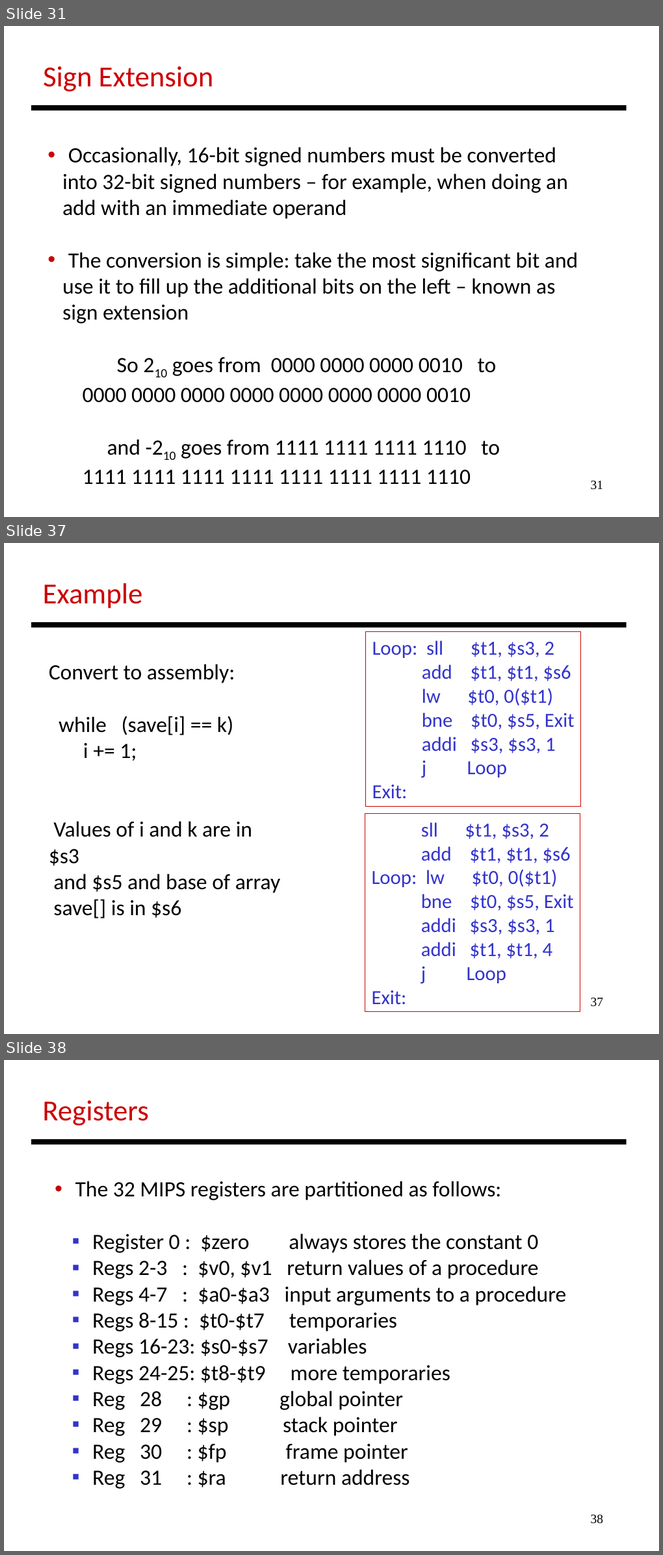
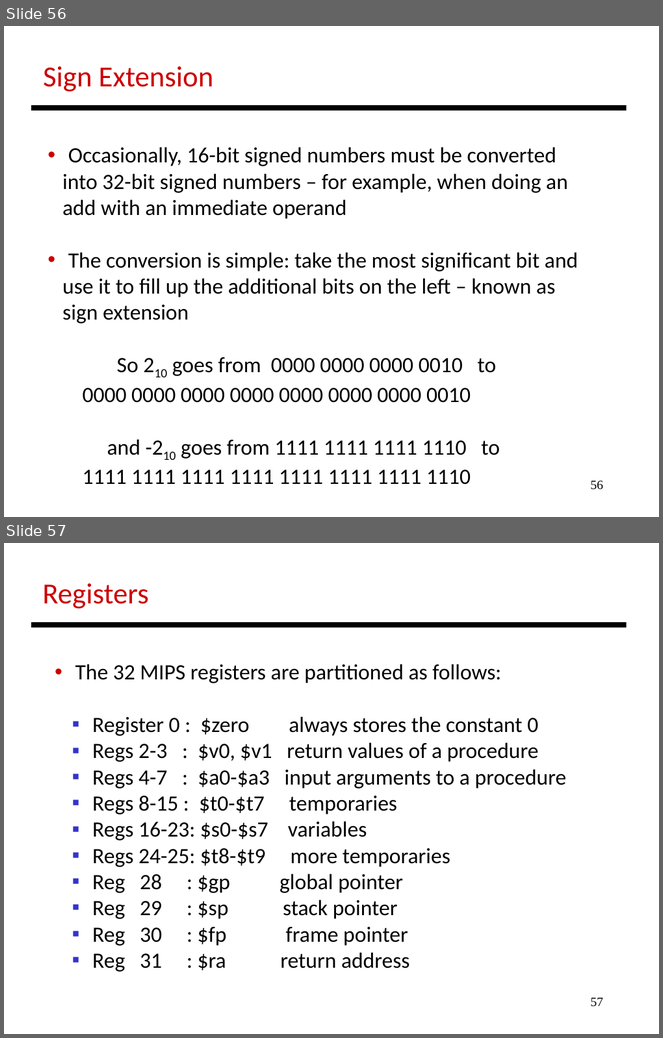
Before and after one commit to antonburtsev/cs3810, a slide deck: lectures/lecture04-mips/lecture-04-mips.odp. Shown one above the other, each under a label of ours: slides 31, 37 and 38 before the commit, slides 56 and 57 after it; the slides between them are not shown. The pictures are 663x1555 and 663x1038 pixels, drawn with LibreOffice and Linux fonts; fonts in the diff are those of the drawing. Boxes give left, top, right and bottom in pixels: in the first picture for what was removed or moved away, otherwise in the second. Text is boxed around its words. In the diff, an @@ line names an element or a change of style, - is before the commit and + after.

```diff
--- a/lectures/lecture04-mips/lecture-04-mips.odp
+++ b/lectures/lecture04-mips/lecture-04-mips.odp
@@ slide 37 removed at box(4, 543, 659, 1034), background #FFFFFF @@
@@ text removed at box(43, 583, 143, 609) @@
-Example
@@ line removed from (31, 625) to (627, 625) @@
@@ rectangle removed at box(365, 631, 581, 806) @@
-Loop: sll $t1, $s3, 2
-add $t1, $t1, $s6
-lw $t0, 0($t1)
-bne $t0, $s5, Exit
-addi $s3, $s3, 1
-j Loop
-Exit:
@@ text removed at box(49, 664, 281, 919) @@
-Convert to assembly:
-while (save[i] == k)
-i += 1;
-Values of i and k are in $s3
-and $s5 and base of array
-save[] is in $s6
@@ rectangle removed at box(365, 813, 581, 1012) @@
-sll $t1, $s3, 2
-add $t1, $t1, $s6
-Loop: lw $t0, 0($t1)
-bne $t0, $s5, Exit
-addi $s3, $s3, 1
-addi $t1, $t1, 4
-j Loop
-Exit:
@@ page number removed at box(591, 998, 604, 1007) @@
-37
@@ what was slide 31 is now slide 56 @@
@@ page number at box(591, 481, 604, 490): text changed @@
-31
+56
@@ what was slide 38 is now slide 57 @@
@@ page number at box(591, 998, 604, 1007): text changed @@
-38
+57
```
Also in this commit, not shown: 1 slide changed, 24 slides added, 4 other slides removed, 3 other files.
